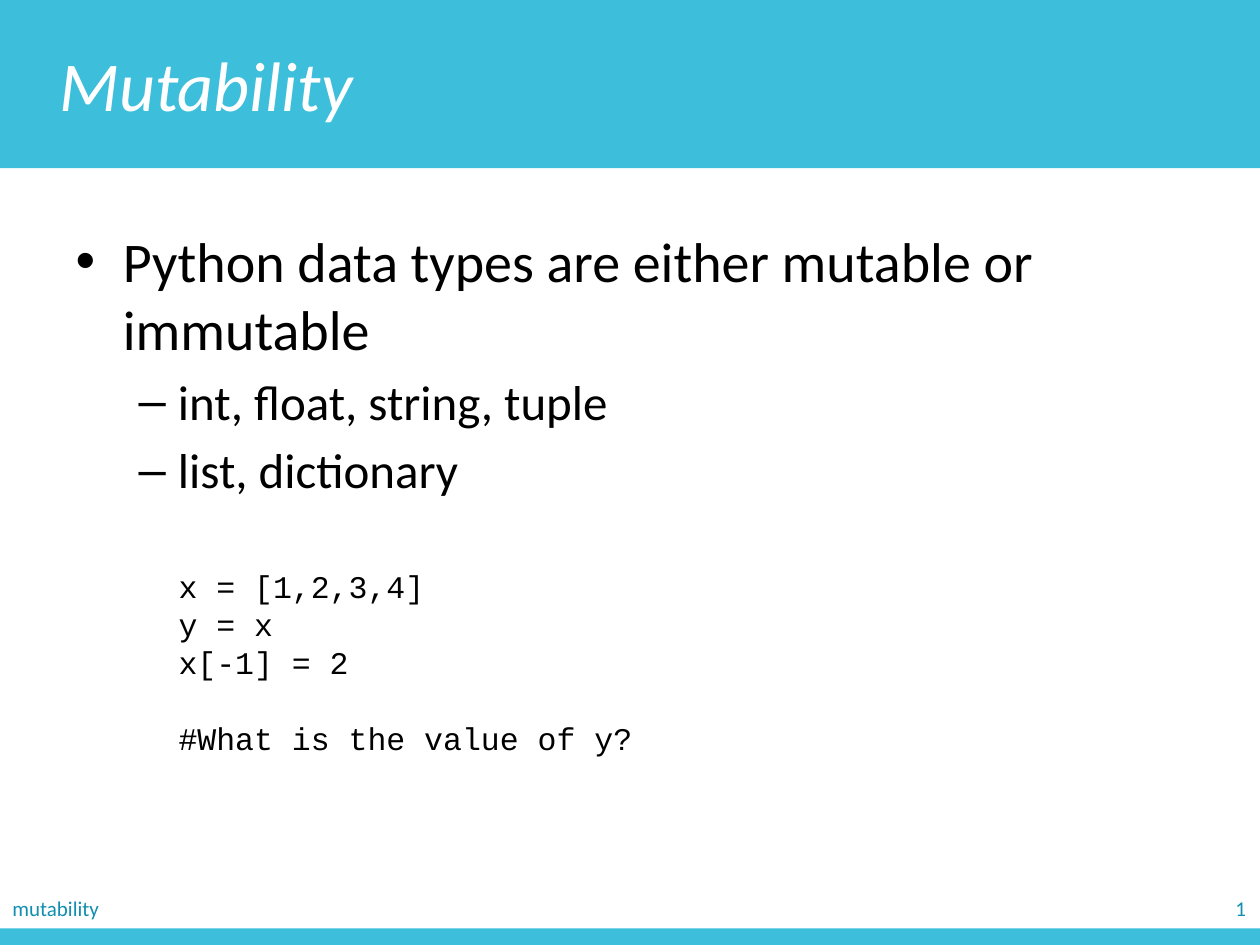
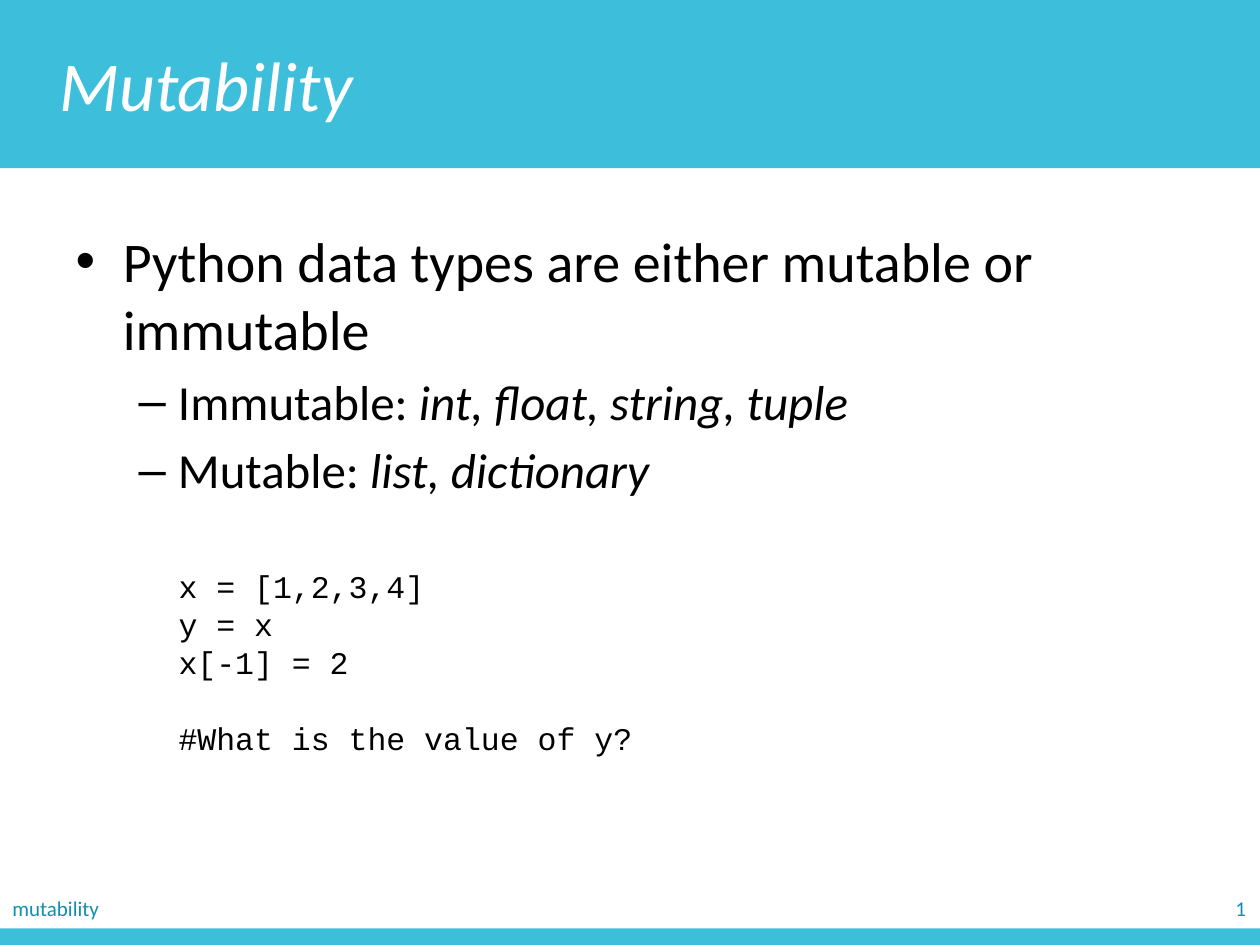
Before and after one commit to zichengliao/zuics101-fa17, a slide deck: slide 15 of lectures/lec09/lec09.pptx. Drawn at 1260x945 pixels with LibreOffice and Linux fonts; fonts in the diff are those of the drawing. Boxes give left, top, right and bottom in pixels: in the first picture for what was removed or moved away, otherwise in the second. Text is boxed around its words. In the diff, an @@ line names an element or a change of style, - is before the commit and + after.

```diff
--- a/lectures/lec09/lec09.pptx
+++ b/lectures/lec09/lec09.pptx
@@ text at (178, 386, 848, 496): text changed; italic on @@
-  – int, float, string, tuple
-  – list, dictionary
+  – Immutable: int, float, string, tuple
+  – Mutable: list, dictionary
```
Also in this commit, not shown: 5 other slides changed, 4 other files.
